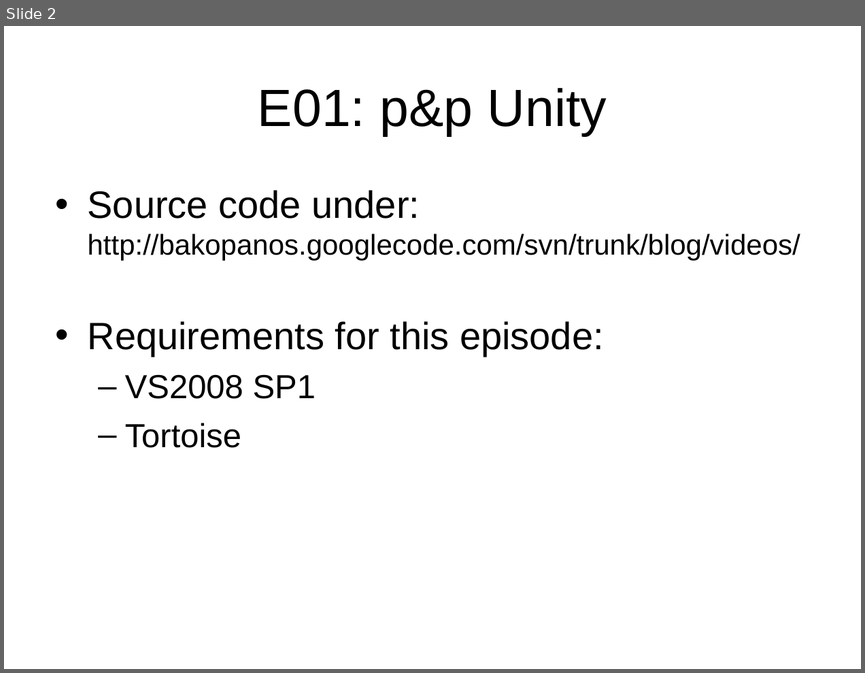
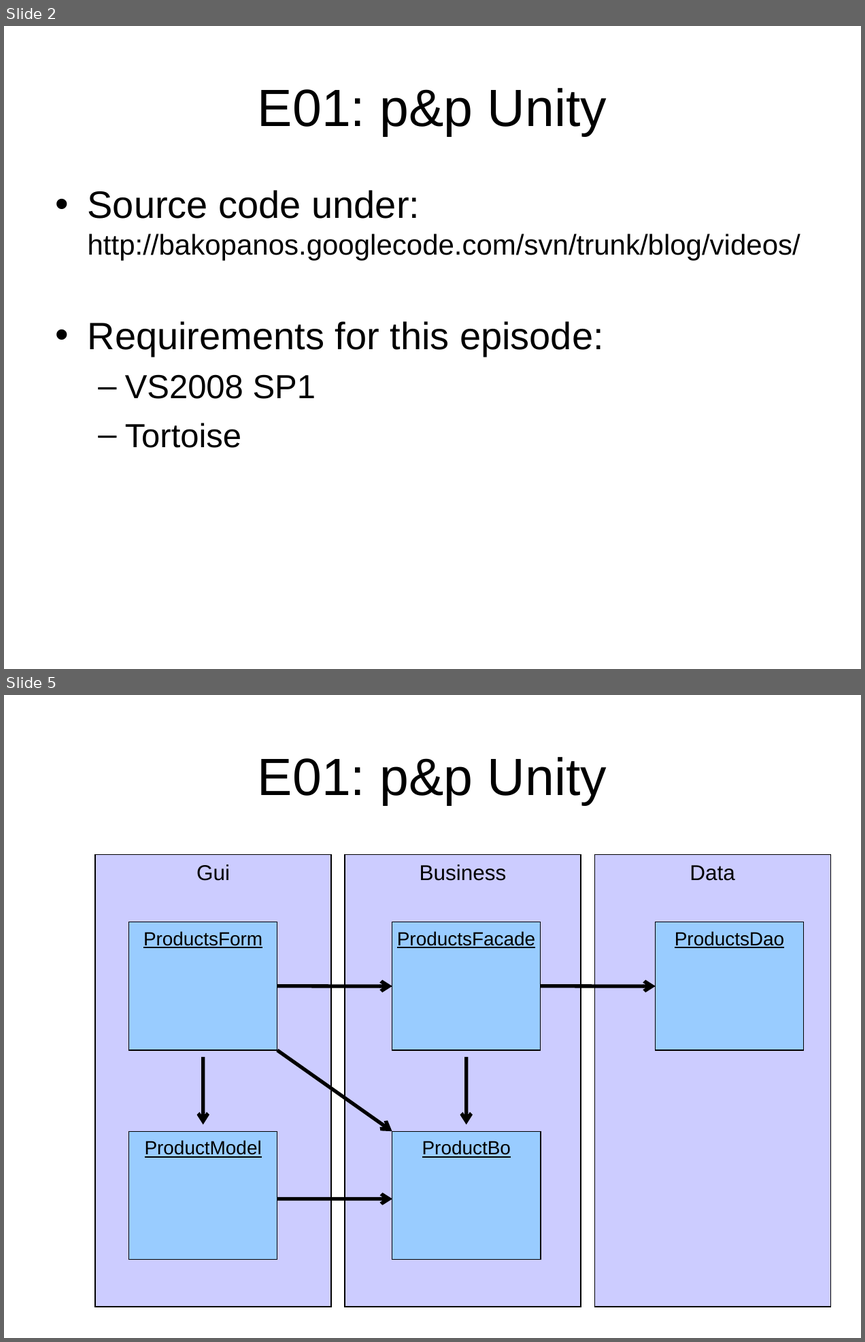
Before and after one commit to Raconeisteron/bakopanos, a slide deck: blog/videos/DeadDevsSociety.ppt. Shown one above the other, each under a label of ours: slide 2 before the commit, slides 2 and 5 after it; the slides between them are not shown. The pictures are 865x673 and 865x1342 pixels, drawn with LibreOffice and Linux fonts; fonts in the diff are those of the drawing; background and template pictures are left out. Boxes give left, top, right and bottom in pixels: in the first picture for what was removed or moved away, otherwise in the second. Text is boxed around its words. In the diff, an @@ line names an element or a change of style, - is before the commit and + after.

```diff
--- a/blog/videos/DeadDevsSociety.ppt
+++ b/blog/videos/DeadDevsSociety.ppt
@@ slide 5 added at (4, 695, 861, 1338), background #FFFFFF @@
@@ title added at (258, 757, 606, 805), 44 pt, text #000000 @@
+E01: p&p Unity
@@ rectangle added at (95, 854, 331, 1307), fill #CCCCFF, outline #000000 0.74 pt, 18 pt, text #000000 @@
+Gui
@@ rectangle added at (345, 854, 581, 1307), fill #CCCCFF, outline #000000 0.74 pt, 18 pt, text #000000 @@
+Business
@@ rectangle added at (594, 854, 831, 1307), fill #CCCCFF, outline #000000 0.74 pt, 18 pt, text #000000 @@
+Data
@@ rectangle added at (129, 922, 277, 1051), fill #99CCFF, outline #000000 0.74 pt, 16 pt, text #000000, underline @@
+ProductsForm
@@ rectangle added at (392, 922, 541, 1051), fill #99CCFF, outline #000000 0.74 pt, 16 pt, text #000000, underline @@
+ProductsFacade
@@ rectangle added at (655, 922, 804, 1051), fill #99CCFF, outline #000000 0.74 pt, 16 pt, text #000000, underline @@
+ProductsDao
@@ arrow added from (277, 986) to (392, 986), #000000 3 pt @@
@@ arrow added from (541, 986) to (655, 986), #000000 3 pt @@
@@ arrow added from (203, 1057) to (203, 1124), #000000 3 pt @@
@@ arrow added from (277, 1050) to (392, 1131), #000000 3 pt @@
@@ arrow added from (466, 1057) to (466, 1124), #000000 3 pt @@
@@ rectangle added at (129, 1131, 277, 1259), fill #99CCFF, outline #000000 0.74 pt, 16 pt, text #000000, underline @@
+ProductModel
@@ rectangle added at (392, 1131, 541, 1259), fill #99CCFF, outline #000000 0.74 pt, 16 pt, text #000000, underline @@
+ProductBo
@@ arrow added from (277, 1199) to (392, 1199), #000000 3 pt @@
```
Also in this commit, not shown: 2 other slides added, 15 other files.
